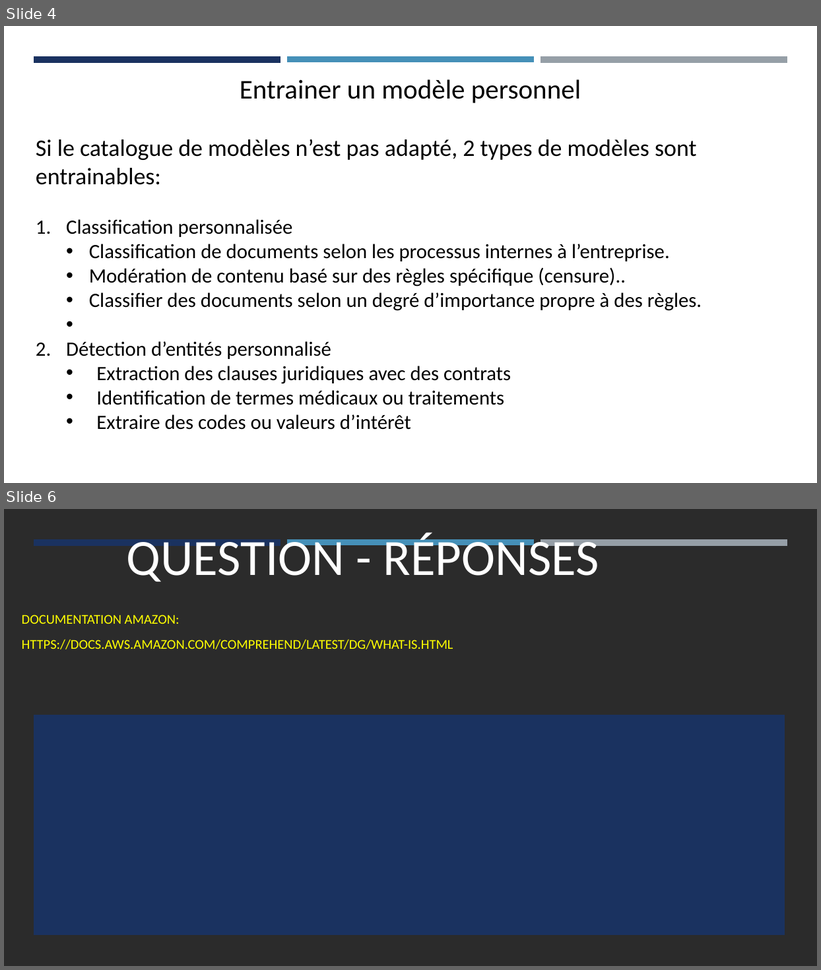
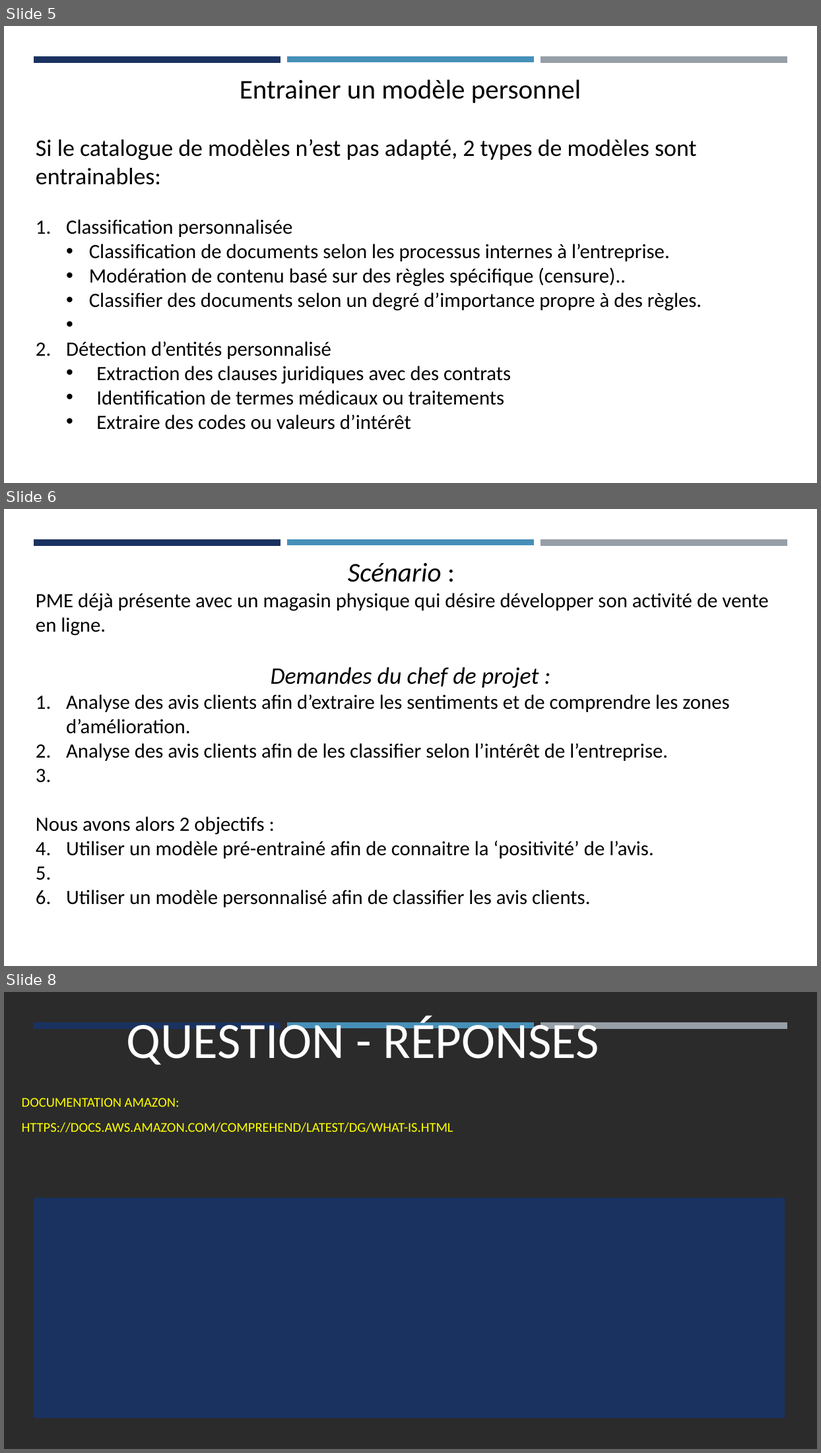
Before and after one commit to Jmuhleman/pw_CLD, a slide deck: workshop/AWS Comprehend.odp. Shown one above the other, each under a label of ours: slides 4 and 6 before the commit, slides 5, 6 and 8 after it; the slides between them are not shown. The pictures are 821x970 and 821x1453 pixels, drawn with LibreOffice and Linux fonts; fonts in the diff are those of the drawing; background and template pictures are left out; a plain dark background stands for a picture behind light text. Boxes give left, top, right and bottom in pixels: in the first picture for what was removed or moved away, otherwise in the second. Text is boxed around its words. In the diff, an @@ line names an element or a change of style, - is before the commit and + after.

```diff
--- a/workshop/AWS Comprehend.odp
+++ b/workshop/AWS Comprehend.odp
@@ slide 6 added at (x1=4, y1=509, x2=817, y2=966), background #FFFFFF; not listed: 3 template elements that a slide beside it also shows @@
@@ text added at (x1=36, y1=562, x2=768, y2=908), 24 pt, text #000000 @@
+Scénario :
+PME déjà présente avec un magasin physique qui désire développer son activité de vente en ligne.
+Demandes du chef de projet :
+1. Analyse des avis clients afin d’extraire les sentiments et de comprendre les zones d’amélioration.
+2. Analyse des avis clients afin de les classifier selon l’intérêt de l’entreprise.
+Nous avons alors 2 objectifs :
+1. Utiliser un modèle pré-entrainé afin de connaitre la ‘positivité’ de l’avis.
+2. Utiliser un modèle personnalisé afin de classifier les avis clients.
@@ what was slide 4 is now slide 5 @@
@@ what was slide 6 is now slide 8 @@
```
Also in this commit, not shown: 3 other slides added, 2 slides removed.
